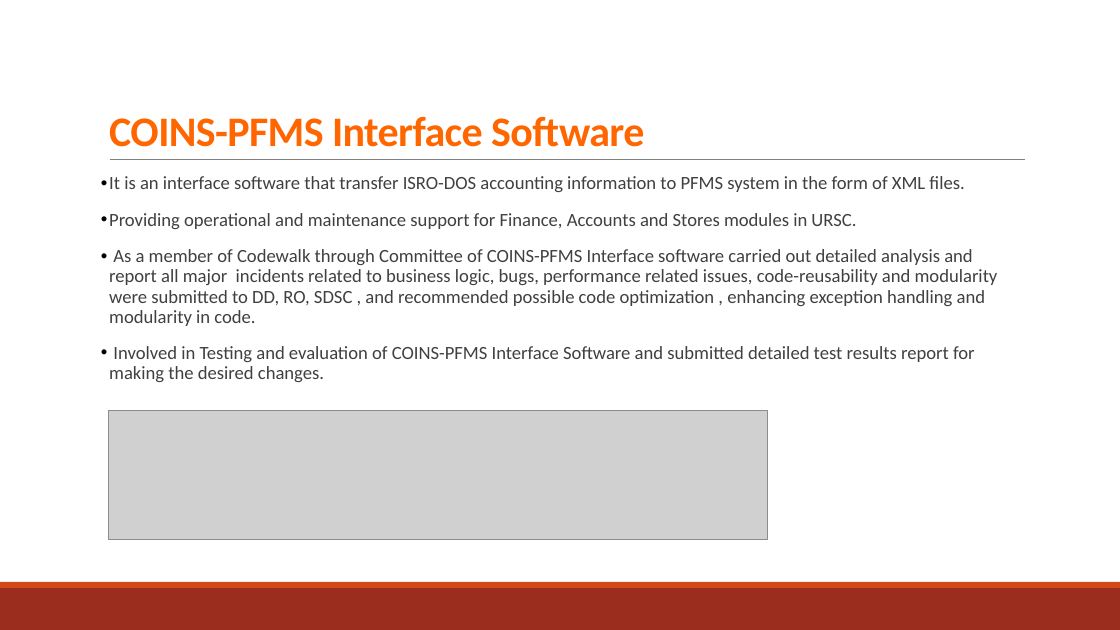
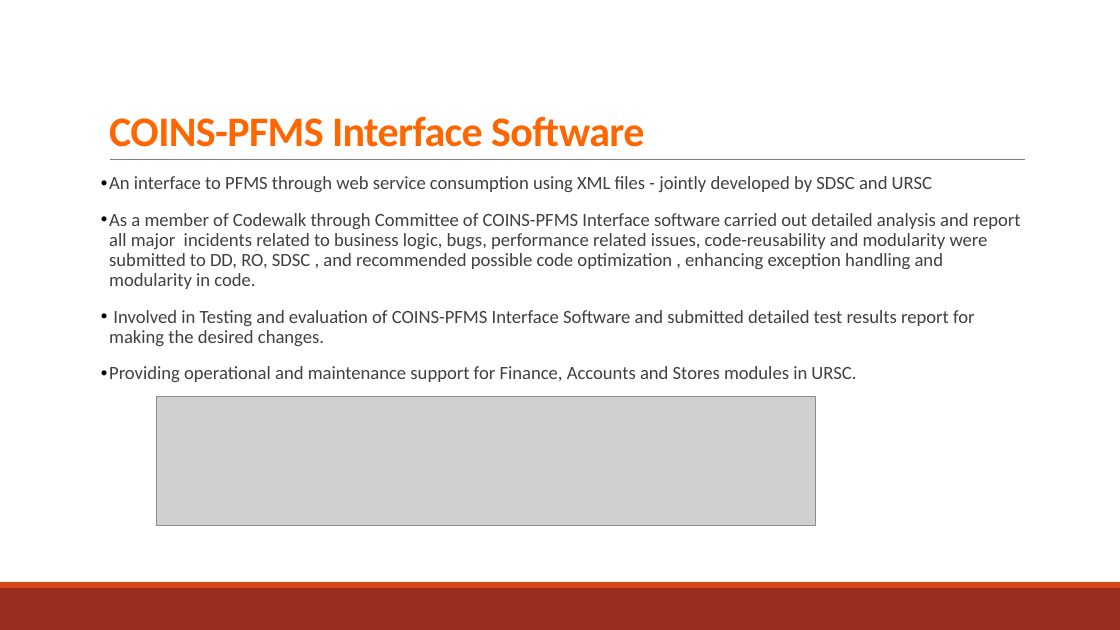
Before and after one commit to NavdeepGarg/DPC_Repo, a slide deck: slide 5 of handOutSources/navdeep.pptx. Drawn at 1120x630 pixels with LibreOffice and Linux fonts; fonts in the diff are those of the drawing; grey boxes stand for pictures. Boxes give left, top, right and bottom in pixels: in the first picture for what was removed or moved away, otherwise in the second. Text is boxed around its words. In the diff, an @@ line names an element or a change of style, - is before the commit and + after.

```diff
--- a/handOutSources/navdeep.pptx
+++ b/handOutSources/navdeep.pptx
@@ text at box(109, 176, 932, 192): text changed @@
-• It is an interface software that transfer ISRO-DOS accounting information to PFMS system in the form of XML files.
-• Providing operational and maintenance support for Finance, Accounts and Stores modules in URSC.
+• An interface to PFMS through web service consumption using XML files - jointly developed by SDSC and URSC
@@ text at box(109, 366, 856, 382): paragraph added @@
+• Providing operational and maintenance support for Finance, Accounts and Stores modules in URSC.
@@ picture: place and size @@
-picture at box(109, 411, 768, 539)
+picture at box(156, 397, 815, 525)
```
Also in this commit, not shown: 3 other slides changed, 1 slide added.
